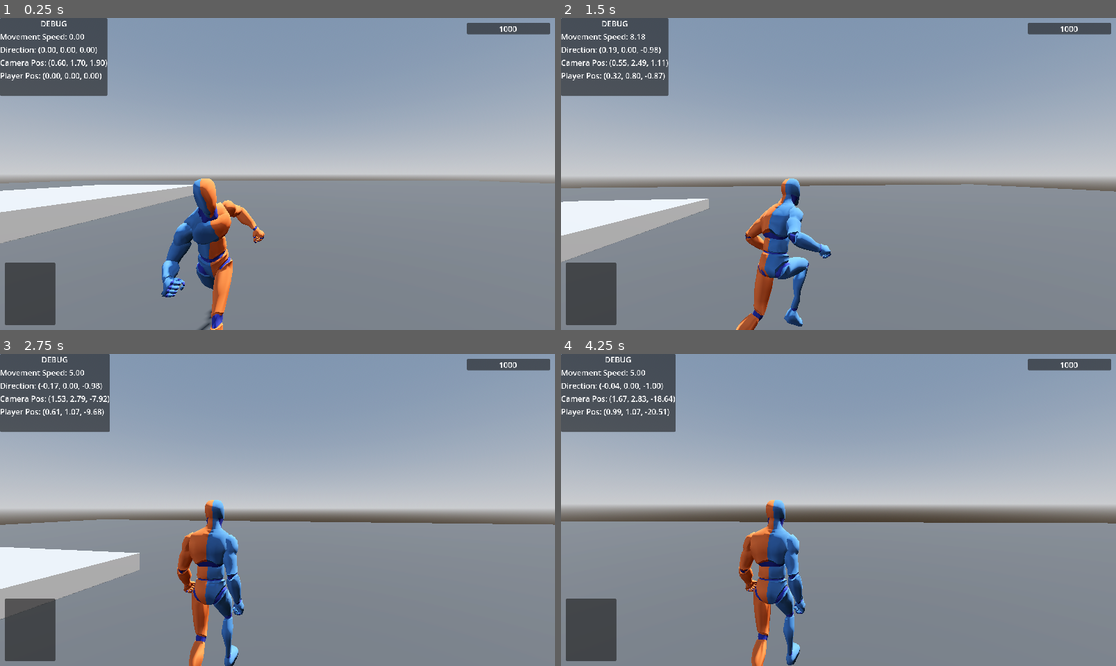
Above: before the commit, frames 1-4 (two rows, left to right).
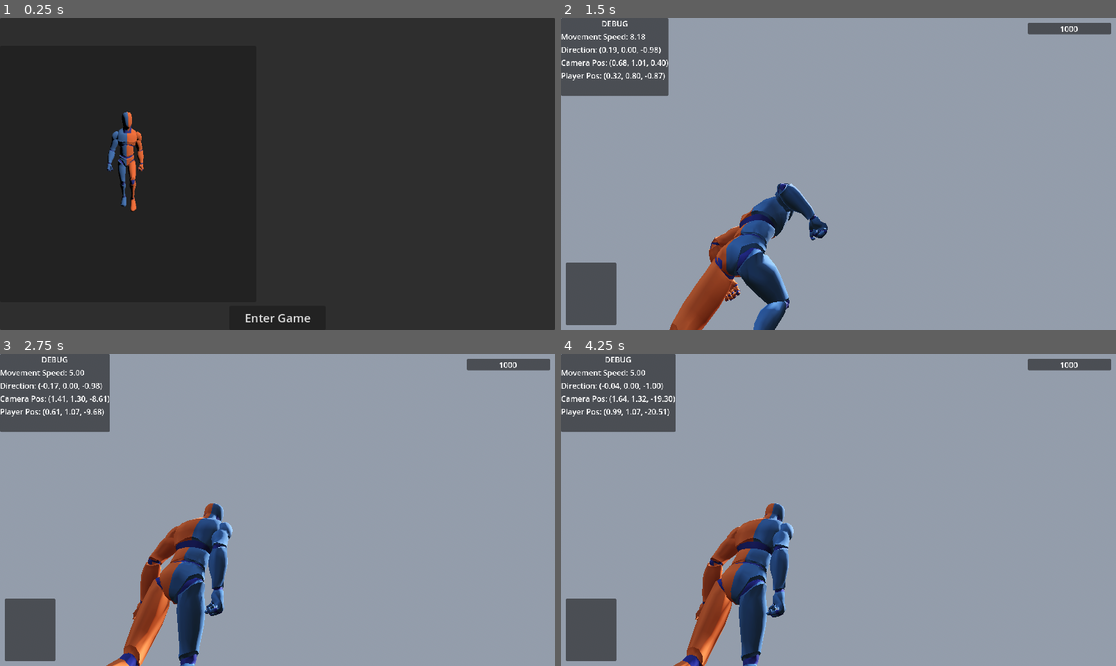
Above: after the commit, the same moments.

Repository: erdospeet11/actioncombat
Game: Godot game, scene res://loading_screen.tscn
Same seed, same stepped clock (60 frames per second), same inputs: the game is played once before the commit and once after it. Before the commit the project starts from res://main.tscn.
Inputs (mouse positions are in pixels of both pictures, inside the frame that each line leads up to):
- Up to frame 1 (0.25 s): no input
- Up to frame 2 (1.5 s): click (838, 317) at 0.5 s, where only the run after the commit has a clickable "Enter Game"; tap Enter (ui_accept) at 1.25 s; move the mouse to (866, 174) at 1.27 s; hold W (forward) from 1.28 s (still down); hold Shift (sprint) from 1.28 s (still down); click (866, 174) at 1.42 s
- Up to frame 3 (2.75 s): keep holding W (forward); tap Enter (ui_accept) at 1.52, 2.27 s; move the mouse to (249, 510) at 2.02 s; release Shift (sprint) at 2.03 s; tap Shift (sprint) at 2.1 s; click (249, 510) at 2.17 s
- Up to frame 4 (4.25 s): keep holding W (forward); move the mouse to (849, 503) at 2.77 s; hold Shift (sprint) 2.78-3.53 s; click (849, 503) at 2.92 s; move the mouse to (832, 516) at 3.52 s; tap Shift (sprint) at 3.6 s; click (832, 516) at 3.67 s; tap Enter (ui_accept) at 3.77 s

The runs differ from the first frame. In frame 1, 100% of the frame differs, in the area x 0-100%, y 0-100%; in frame 2, 47%; in frame 3, 47%; in frame 4, 49%.
Error after the commit: Invalid assignment of property or key 'mouse_filter' with value of type 'int' on a base object of type 'null instance'. (res://loading_screen.gd:12)

Commit message:
feat: Implement interactive loading screen as initial scene, add fog to main scene, and expand TODO list.

Diff:
--- /dev/null
+++ b/loading_screen.gd
@@ -0,0 +1,23 @@
+extends Control
+
+@onready var model = $PreviewPanel/SubViewportContainer/SubViewport/Model
+@onready var preview_panel = $PreviewPanel
+@onready var sub_viewport_container = $PreviewPanel/SubViewportContainer
+
+var is_dragging = false
+var sensitivity = 0.01
+
+func _ready():
+	mouse_filter = Control.MOUSE_FILTER_IGNORE
+	preview_panel.mouse_filter = Control.MOUSE_FILTER_IGNORE
+	sub_viewport_container.mouse_filter = Control.MOUSE_FILTER_IGNORE
+
+func _on_start_button_pressed():
+	get_tree().change_scene_to_file("res://main.tscn")
+
+func _unhandled_input(event):
+	if event is InputEventMouseButton:
+		if event.button_index == MOUSE_BUTTON_LEFT:
+			is_dragging = event.pressed
+	elif event is InputEventMouseMotion and is_dragging:
+		model.rotate_y(event.relative.x * sensitivity)
--- /dev/null
+++ b/loading_screen.tscn
@@ -0,0 +1,75 @@
+[gd_scene load_steps=3 format=3 uid="uid://dnt5cm64fc6uc"]
+
+[ext_resource type="Script" uid="uid://drhbtuem0i5jk" path="res://loading_screen.gd" id="1_script"]
+[ext_resource type="PackedScene" uid="uid://cj2ly5jodu5h2" path="res://exported-model.glb" id="2_model"]
+
+[node name="LoadingScreen" type="Control"]
+layout_mode = 3
+anchors_preset = 15
+anchor_right = 1.0
+anchor_bottom = 1.0
+grow_horizontal = 2
+grow_vertical = 2
+script = ExtResource("1_script")
+
+[node name="Panel" type="Panel" parent="."]
+layout_mode = 1
+anchors_preset = 15
+anchor_right = 1.0
+anchor_bottom = 1.0
+grow_horizontal = 2
+grow_vertical = 2
+
+[node name="PreviewPanel" type="Panel" parent="Panel"]
+layout_mode = 1
+anchors_preset = 4
+anchor_top = 0.5
+anchor_bottom = 0.5
+offset_top = -266.0
+offset_right = 532.0
+offset_bottom = 266.0
+grow_vertical = 2
+
+[node name="SubViewportContainer" type="SubViewportContainer" parent="Panel/PreviewPanel"]
+layout_mode = 1
+anchors_preset = 8
+anchor_left = 0.5
+anchor_top = 0.5
+anchor_right = 0.5
+anchor_bottom = 0.5
+offset_left = -256.0
+offset_top = -256.0
+offset_right = 256.0
+offset_bottom = 256.0
+grow_horizontal = 2
+grow_vertical = 2
+
+[node name="SubViewport" type="SubViewport" parent="Panel/PreviewPanel/SubViewportContainer"]
+transparent_bg = true
+handle_input_locally = false
+render_target_update_mode = 4
+
+[node name="Model" parent="Panel/PreviewPanel/SubViewportContainer/SubViewport" instance=ExtResource("2_model")]
+
+[node name="Camera3D" type="Camera3D" parent="Panel/PreviewPanel/SubViewportContainer/SubViewport"]
+transform = Transform3D(1, 0, 0, 0, 0.965926, 0.258819, 0, -0.258819, 0.965926, 0, 1.5, 3)
+
+[node name="DirectionalLight3D" type="DirectionalLight3D" parent="Panel/PreviewPanel/SubViewportContainer/SubViewport"]
+transform = Transform3D(0.707107, -0.5, 0.5, 0, 0.707107, 0.707107, -0.707107, -0.5, 0.5, 0, 0, 0)
+
+[node name="StartButton" type="Button" parent="."]
+layout_mode = 1
+anchors_preset = 7
+anchor_left = 0.5
+anchor_top = 1.0
+anchor_right = 0.5
+anchor_bottom = 1.0
+offset_left = -100.0
+offset_top = -50.0
+offset_right = 100.0
+grow_horizontal = 2
+grow_vertical = 0
+theme_override_font_sizes/font_size = 24
+text = "Enter Game"
+
+[connection signal="pressed" from="StartButton" to="." method="_on_start_button_pressed"]
--- a/main.tscn
+++ b/main.tscn
@@ -14,6 +14,8 @@
 sky = SubResource("Sky_0xm2m")
 tonemap_mode = 2
 glow_enabled = true
+fog_enabled = true
+fog_light_energy = 0.75
 
 [sub_resource type="StandardMaterial3D" id="StandardMaterial3D_ig7tw"]
 albedo_color = Color(0.23392546, 0.23392546, 0.23392543, 1)
--- a/project.godot
+++ b/project.godot
@@ -11,7 +11,7 @@
 [application]
 
 config/name="actioncombat"
-run/main_scene="uid://1f760f0labqm"
+run/main_scene="uid://dnt5cm64fc6uc"
 config/features=PackedStringArray("4.5", "Forward Plus")
 config/icon="res://icon.svg"
 
Not shown, added: loading_screen.gd.uid
Not shown, changed: TODO.Md
